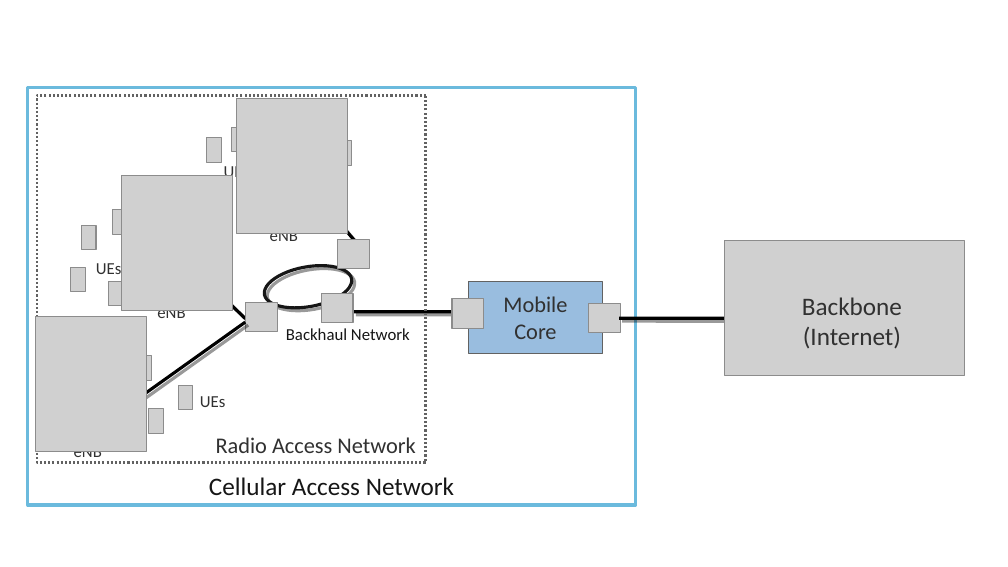
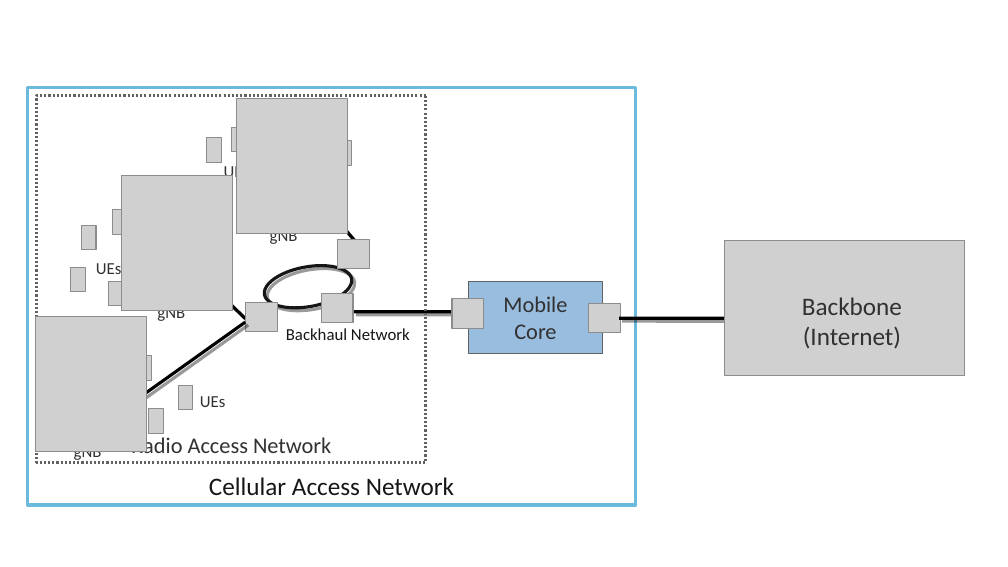
Before and after one commit to SystemsApproach/7E, a slide deck: slide 2 of shared/figures/shared.odp. Drawn at 1008x567 pixels with LibreOffice and Linux fonts; fonts in the diff are those of the drawing; grey boxes stand for pictures. Boxes give left, top, right and bottom in pixels: in the first picture for what was removed or moved away, otherwise in the second. Text is boxed around its words. In the diff, an @@ line names an element or a change of style, - is before the commit and + after.

```diff
--- a/shared/figures/shared.odp
+++ b/shared/figures/shared.odp
@@ freeform shape "Radio Access Network" at [37,96,426,463]: outline redrawn @@
@@ text at [270,233,298,245]: text changed @@
-eNB
+gNB
@@ text at [157,310,185,323]: text changed @@
-eNB
+gNB
@@ text at [74,451,102,461]: text changed @@
-eNB
+gNB
```
Also in this commit, not shown: 5 other slides changed, 5 other files.
